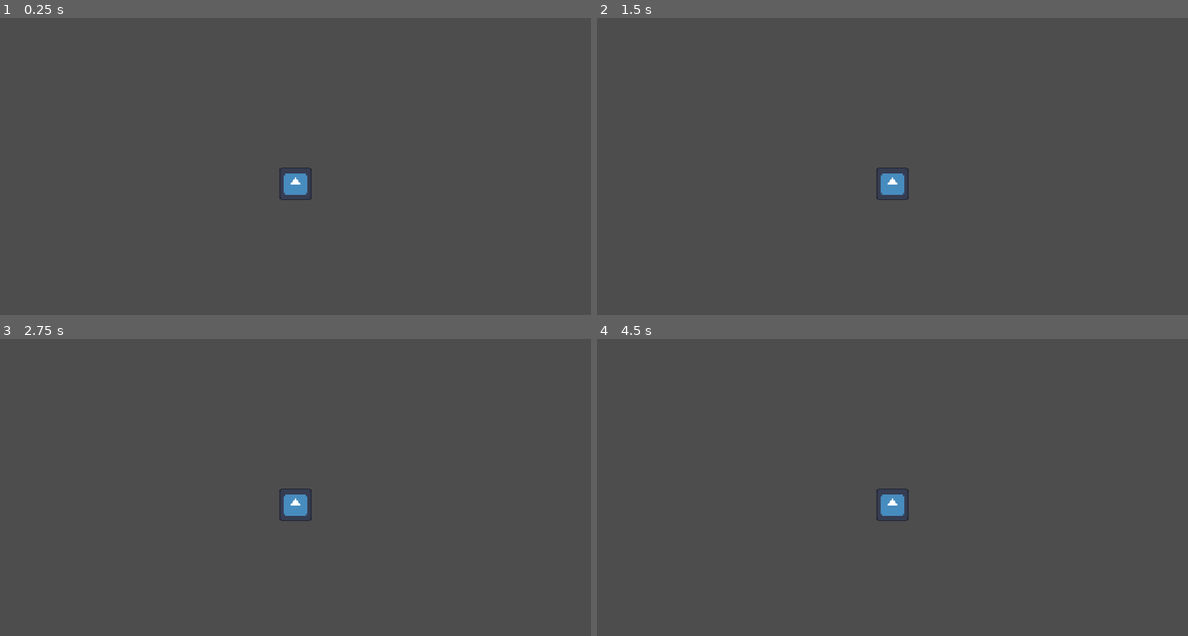
Above: before the commit, frames 1-4 (two rows, left to right).
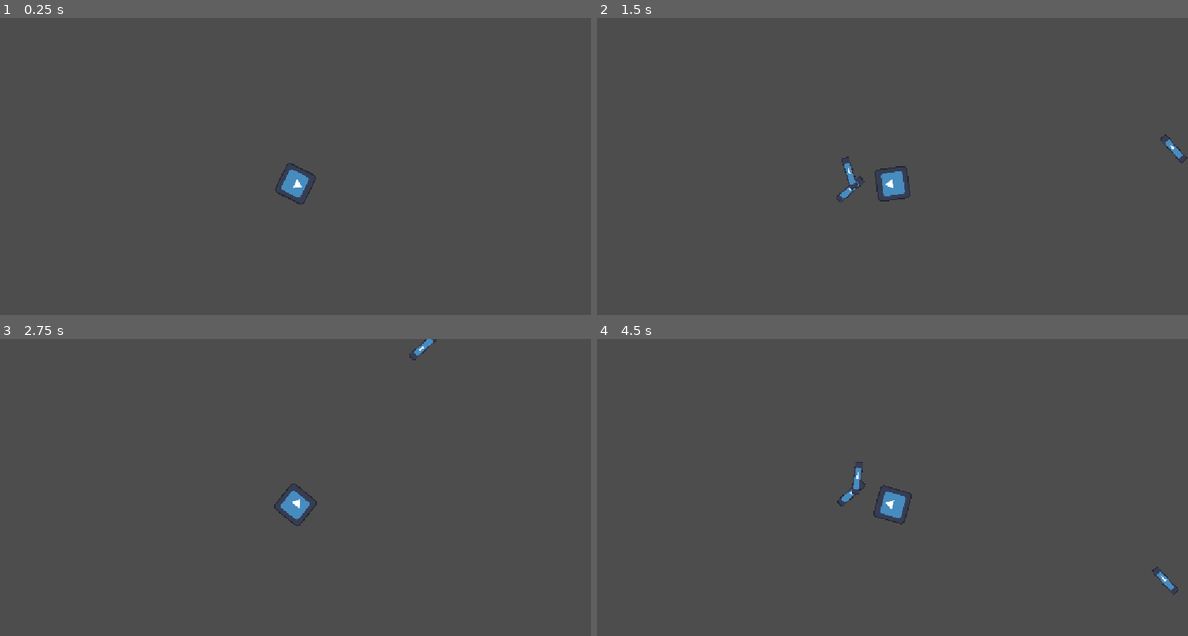
Above: after the commit, the same moments.

Repository: williamorriss/GMTK2026
Game: Godot game, scene res://abilities/playground.tscn
Same seed, same stepped clock (60 frames per second), same inputs: the game is played once before the commit and once after it. The project has no main scene, so this scene is started directly. The engine's default icon, where the game draws it, is replaced by a stand-in: a white triangle on a blue panel in a dark square.
Inputs (mouse positions are in pixels of both pictures, inside the frame that each line leads up to):
- Up to frame 1 (0.25 s): no input
- Up to frame 2 (1.5 s): tap Enter at 0.5 s; move the mouse to (1022, 166) at 0.52 s; tap E at 0.6, 1.35 s; click (1022, 166) at 0.67 s; move the mouse to (774, 199) at 1.27 s; click (774, 199) at 1.42 s
- Up to frame 3 (2.75 s): move the mouse to (354, 431) at 2.02 s; tap E at 2.1 s; click (354, 431) at 2.17 s
- Up to frame 4 (4.5 s): move the mouse to (862, 570) at 2.77 s; tap E at 2.85, 3.6, 4.35 s; click (862, 570) at 2.92 s; move the mouse to (1069, 555) at 3.52 s; click (1069, 555) at 3.67 s; move the mouse to (715, 454) at 4.27 s; click (715, 454) at 4.42 s

The runs differ from the first frame. In frame 1, 0.2% of the frame differs, in the area x 46-54%, y 48-63%; in frame 2, 0.4%; in frame 3, 0.3%; in frame 4, 0.4%, in the area x 40-99%, y 41-87%.
Error before the commit: Parse Error: Preload file "res://abilities/conjure_weapon/weapons/sword.tres" does not exist. (res://abilities/playground.tscn::GDScript_k4xrk:6)

Commit message:
Feature: swinging + other changes

Diff:
--- a/gmtk-2026/abilities/conjure_weapon/conjure_weapon.gd
+++ b/gmtk-2026/abilities/conjure_weapon/conjure_weapon.gd
@@ -4,29 +4,19 @@
 # [TODO] Wait till we get proper controls in project settings
 # [TODO] Have cost when timer is setup
 
-signal on_weapon_generated
 signal on_weapon_thrown
 
 var _player: Node2D
 var _weapon_data: WeaponData
 
-var _has_weapon: bool = false
 var _can_attack: bool = true
 
 func activate_ability() -> void:
-	if _has_weapon:
-		_throw()
-	else:
-		_generate_weapon()
+	_throw()
 
 func process(_delta: float) -> void:
-	if _has_weapon and Input.is_mouse_button_pressed(MOUSE_BUTTON_LEFT) and _can_attack:
-		_can_attack = false
-
+	if Input.is_mouse_button_pressed(MOUSE_BUTTON_LEFT) and _can_attack:
 		_attack()
-
-		await _player.get_tree().create_timer(_weapon_data.attack_delay).timeout
-		_can_attack = true
 
 func _init(player: Node2D, weapon_data: WeaponData) -> void:
 	_player = player
@@ -34,11 +24,17 @@
 	_ability_data = preload("res://abilities/conjure_weapon/conjure_data.tres")
 
 func _attack() -> void:
-	print("attack")
+	_can_attack = false
+
+	var instance: SwingableWeapon = _weapon_data.swingable.instantiate()
+	instance.set_player(_player)
+	_player.get_tree().current_scene.add_child(instance)
+	await instance.on_finished
+
+	_can_attack = true
 
 func _throw() -> void:
 	on_weapon_thrown.emit()
-	_has_weapon = false
 
 	var instance: ThrowableWeapon = _weapon_data.throwable.instantiate()
 	_player.get_tree().current_scene.add_child(instance)
@@ -46,10 +42,3 @@
 
 	var direction: Vector2 = (_player.get_global_mouse_position() - _player.global_position).normalized()
 	instance.set_direction(direction)
-
-func _generate_weapon() -> void:
-	print("generating")
-	_has_weapon = true
-	_can_attack = true
-
-	on_weapon_generated.emit()
--- /dev/null
+++ b/gmtk-2026/abilities/conjure_weapon/swingable_weapon/swingable_sword.tscn
@@ -0,0 +1,71 @@
+[gd_scene format=3 uid="uid://bxcfpluv5hbsb"]
+
+[ext_resource type="Texture2D" uid="uid://dhcwybhoxgwhe" path="res://icon.svg" id="1_46quf"]
+[ext_resource type="Script" uid="uid://3gslje7u8p11" path="res://abilities/conjure_weapon/swingable_weapon/swingable_weapon.gd" id="1_jg18m"]
+
+[sub_resource type="RectangleShape2D" id="RectangleShape2D_ln4xa"]
+size = Vector2(66, 259)
+
+[sub_resource type="Animation" id="Animation_jg18m"]
+length = 0.001
+tracks/0/type = "value"
+tracks/0/imported = false
+tracks/0/enabled = true
+tracks/0/path = NodePath("Weapon:rotation")
+tracks/0/interp = 1
+tracks/0/loop_wrap = true
+tracks/0/keys = {
+"times": PackedFloat32Array(0),
+"transitions": PackedFloat32Array(1),
+"update": 0,
+"values": [1.5707964]
+}
+
+[sub_resource type="Animation" id="Animation_ouymb"]
+resource_name = "swing"
+tracks/0/type = "value"
+tracks/0/imported = false
+tracks/0/enabled = true
+tracks/0/path = NodePath("Weapon:rotation")
+tracks/0/interp = 2
+tracks/0/loop_wrap = true
+tracks/0/keys = {
+"times": PackedFloat32Array(0, 1),
+"transitions": PackedFloat32Array(1, 1),
+"update": 0,
+"values": [1.5707964, -1.5707964]
+}
+
+[sub_resource type="AnimationLibrary" id="AnimationLibrary_rx7yb"]
+_data = {
+&"RESET": SubResource("Animation_jg18m"),
+&"swing": SubResource("Animation_ouymb")
+}
+
+[node name="SwingableSword" type="Node2D" unique_id=1424723420 node_paths=PackedStringArray("collider", "animator", "sprite")]
+script = ExtResource("1_jg18m")
+collider = NodePath("Weapon/Pivot/Area2D")
+animator = NodePath("AnimationPlayer")
+sprite = NodePath("Weapon/Pivot/Sprite2D")
+swing_time = 0.25
+swing_delay = 0.25
+
+[node name="Weapon" type="Node2D" parent="." unique_id=406609725]
+rotation = 1.5707964
+
+[node name="Pivot" type="Node2D" parent="Weapon" unique_id=456249681]
+position = Vector2(5.638769e-06, -129)
+
+[node name="Area2D" type="Area2D" parent="Weapon/Pivot" unique_id=421166945]
+monitorable = false
+
+[node name="CollisionShape2D" type="CollisionShape2D" parent="Weapon/Pivot/Area2D" unique_id=128063949]
+position = Vector2(6.82121e-13, -0.5)
+shape = SubResource("RectangleShape2D_ln4xa")
+
+[node name="Sprite2D" type="Sprite2D" parent="Weapon/Pivot" unique_id=1610427032]
+scale = Vector2(0.5, 2)
+texture = ExtResource("1_46quf")
+
+[node name="AnimationPlayer" type="AnimationPlayer" parent="." unique_id=631951576]
+libraries/ = SubResource("AnimationLibrary_rx7yb")
--- /dev/null
+++ b/gmtk-2026/abilities/conjure_weapon/swingable_weapon/swingable_weapon.gd
@@ -0,0 +1,42 @@
+class_name SwingableWeapon
+extends Node2D
+
+@export_group("References")
+@export var collider: Area2D
+@export var animator: AnimationPlayer
+@export var sprite: Sprite2D
+
+@export_group("Parameters")
+@export var damage: int = 1
+@export var swing_time: float = 0.5
+@export var swing_delay: float = 0.1
+@export var swing_distance: float = 300
+
+var _player: Node2D
+
+signal on_finished
+
+func set_player(player: Node2D) -> void:
+	_player = player
+
+func _ready() -> void:
+	if not _player:
+		push_warning("Player not set")
+
+	rotation = (get_global_mouse_position() - _player.global_position).angle() + deg_to_rad(90)
+	position = _player.position + (Vector2.from_angle(rotation - deg_to_rad(90)) * swing_distance)
+
+	animator.speed_scale = (1 / swing_time)
+	animator.play("swing")
+
+	animator.animation_finished.connect(_destroy)
+
+func _process(_delta: float) -> void:
+	position = _player.position + (Vector2.from_angle(rotation - deg_to_rad(90)) * swing_distance)
+
+func _destroy(_name: StringName) -> void:
+	collider.monitoring = false
+	sprite.visible = false
+	await get_tree().create_timer(swing_delay).timeout
+	on_finished.emit()
+	queue_free()
--- a/gmtk-2026/abilities/conjure_weapon/throwable_weapon/throwable_sword.tscn
+++ b/gmtk-2026/abilities/conjure_weapon/throwable_weapon/throwable_sword.tscn
@@ -4,7 +4,7 @@
 [ext_resource type="Script" uid="uid://ctjqo4067nacl" path="res://abilities/conjure_weapon/throwable_weapon/throwable_weapon.gd" id="1_qaqm5"]
 
 [sub_resource type="CircleShape2D" id="CircleShape2D_ln4xa"]
-radius = 90.088844
+radius = 138.17743
 
 [node name="ThrowableSword" type="Area2D" unique_id=1045993088 node_paths=PackedStringArray("sprite", "collider")]
 script = ExtResource("1_qaqm5")
@@ -17,5 +17,6 @@
 [node name="CollisionShape2D" type="CollisionShape2D" parent="." unique_id=433471155]
 shape = SubResource("CircleShape2D_ln4xa")
 
-[node name="Sprite2D" type="Sprite2D" parent="." unique_id=122687348]
+[node name="Sprite2D" type="Sprite2D" parent="." unique_id=98011789]
+scale = Vector2(0.5, 2)
 texture = ExtResource("1_hjpcg")
--- a/gmtk-2026/abilities/conjure_weapon/weapons_data/sword.tres
+++ b/gmtk-2026/abilities/conjure_weapon/weapons_data/sword.tres
@@ -1,10 +1,11 @@
 [gd_resource type="Resource" script_class="WeaponData" format=3 uid="uid://bbll1opty84nl"]
 
-[ext_resource type="Script" uid="uid://dcpfkcthf4n7g" path="res://abilities/conjure_weapon/weapons_data/weapon_data.gd" id="1_si8k1"]
-[ext_resource type="PackedScene" uid="uid://bopnagloil2hi" path="res://abilities/conjure_weapon/throwable_weapon/throwable_sword.tscn" id="2_20a6t"]
+[ext_resource type="Script" uid="uid://dcpfkcthf4n7g" path="res://abilities/conjure_weapon/weapons_data/weapon_data.gd" id="1_o8fiv"]
+[ext_resource type="PackedScene" uid="uid://bxcfpluv5hbsb" path="res://abilities/conjure_weapon/swingable_weapon/swingable_sword.tscn" id="2_1143o"]
+[ext_resource type="PackedScene" uid="uid://bopnagloil2hi" path="res://abilities/conjure_weapon/throwable_weapon/throwable_sword.tscn" id="2_ryvah"]
 
 [resource]
-script = ExtResource("1_si8k1")
-name = "Sword"
-throwable = ExtResource("2_20a6t")
+script = ExtResource("1_o8fiv")
+swingable = ExtResource("2_1143o")
+throwable = ExtResource("2_ryvah")
 metadata/_custom_type_script = "uid://dcpfkcthf4n7g"
--- a/gmtk-2026/abilities/conjure_weapon/weapons_data/weapon_data.gd
+++ b/gmtk-2026/abilities/conjure_weapon/weapons_data/weapon_data.gd
@@ -3,11 +3,5 @@
 
 # [NOTE] damage type deponds on Suriya on how he does health
 
-@export var name: String
-
-@export_group("Holding")
-@export var hold_damage: int = 1
-@export var attack_delay: float = 0.5
-
-@export_group("Throwing")
+@export var swingable: PackedScene
 @export var throwable: PackedScene
--- a/gmtk-2026/abilities/playground.tscn
+++ b/gmtk-2026/abilities/playground.tscn
@@ -8,9 +8,10 @@
 var _test_ability: Ability
 
 func _ready() -> void:
-	_test_ability = ConjureWeapon.new(self, preload(\"res://abilities/conjure_weapon/weapons/sword.tres\"))
+	_test_ability = ConjureWeapon.new(self, preload(\"res://abilities/conjure_weapon/weapons_data/sword.tres\"))
 
 func _process(delta: float) -> void:
+	rotation = (get_global_mouse_position() - global_position).angle() + deg_to_rad(90)
 	_test_ability.process(delta)
 
 func _input(event: InputEvent) -> void:
Not shown, added: gmtk-2026/abilities/conjure_weapon/swingable_weapon/swingable_weapon.gd.uid
